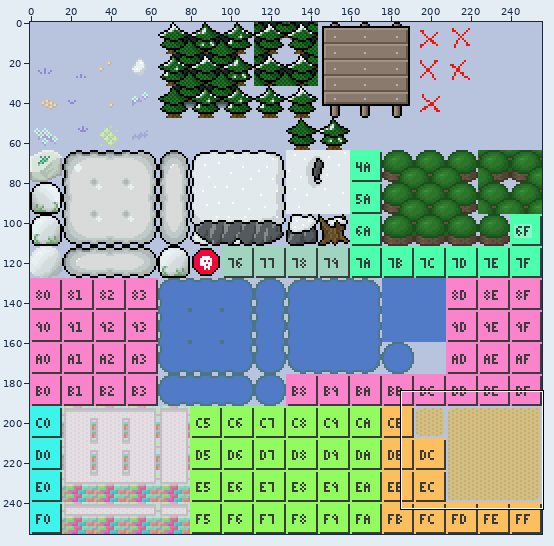
One commit to this sprite sheet: src/data/tilesheet/005-tundra.png. The picture above shows the old version from afar; the outline marks the close-up.
Close-up. Before the commit:
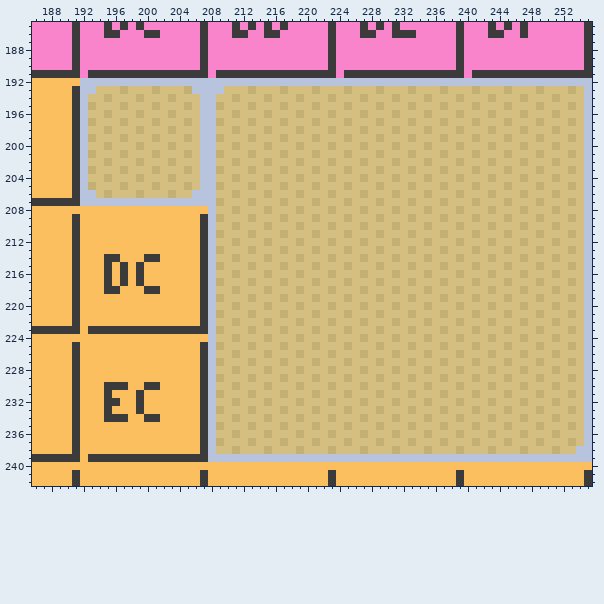
The file is 256x256 pixels. Colours within 5 levels of each other are drawn and written as one. Shown: x 186..255, y 185..242.
The result:
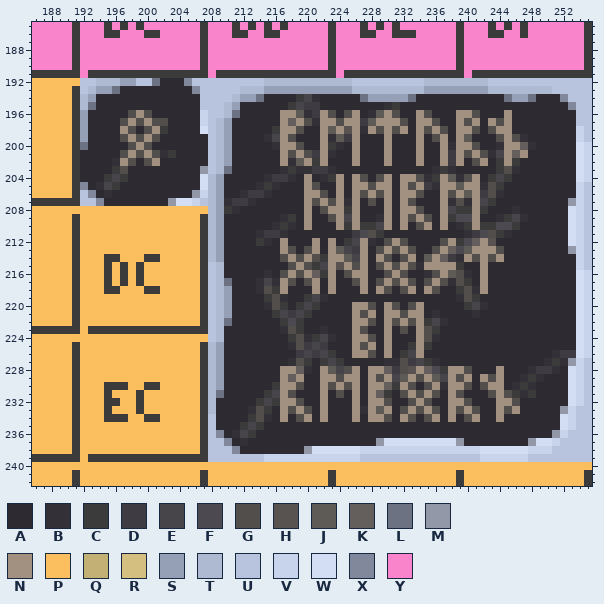
Palette (. is transparent): A #2d2a31  B #333037  C #3b3b3b  D #3e3c42  E #47444a  F #4c4950  G #524e4b  H #585350  J #5e5a56  K #645f5c  L #6d7282  M #9398a9  N #a29081  P #fbbf5f  Q #c3b074  R #d4bf80  S #959fb5  T #aeb9d2  U #b8c4de  V #c8d3ec  W #d3ddf4  X #82889b  Y #fa84cc
The edit:
Changed rows in their new state; - is an unchanged pixel.
first column x 192:
192 --TTTSS--LAAAX---------TTTTTTTTTTT---------TTTTTTTT-------------
193 -TSSLAAAAAAAAAX---UUTTTSSSSSSSSSSSTTTTTTTTTSSSSSSSSTTTTTTTTUUUU-
194 TSAAAAAAAAAAAAA--UUTSSLAAAACEBAAAAALSSSSSLAAAAAAAAAAALSSLAAAXUU-
195 TLAAAAAAAAAAAAA--UTSAAAAAACEDDAAAAAAAABCAAAAAAAAAAAAAAAAAAAAAXU-
196 SAAAAAGNGAAAAAAV-UTLAAAAANNJBDNGAGNABJNGAANGAAANNGAAANAAAAAAAAU-
197 SAAAAGNGNGGAAAAV-TSAAAAAANKNGBNNGNNDJNNNGANNGAANGNANGNAAAAAAAAU-
198 SAAAANGAGNCAAAAW-TSAAAAACNNGAANJNHNBNGNGNANGNGANNGAGNNAAAAAAAAV-
199 SAAAAGNGNGAAAAAA-TSAAAABENGAAANBJDNAAANAAANAGNANJAAAGNGBAAAAAAV-
200 LAAAAAGNGAAAAAAA-TSAAAAABNNGAANCBANAAANAAANAANBNNGAABNNKBAAAAAWV
201 AAAAAGNGNGBCAAAA-TSAAAAAANGNGDNBAANAAANAAANAANDNGNGBENKNAAAAAAWV
202 AAAABNGAGNAAAAAA-TSAAAAAANBJNCNAAANAAANAAANAANDNAGNACNCAAAAAAAWV
203 AAAACGAAAAAAAAAM-TLAAAAAABCBBDDBAAAAAAAAAAAABCBAAAAACGBAAAAAAAWV
204 AAACECAAAAAAAAAWTSAAAAABDDBANABCNANGAGNANNGBCNJBGNACECAAAAAAAAWV
205 XABECAAAAAAAAAAWTSAAAABCBAAANGAANANNGNNANGNDBNNJNNBGCAAAAAAAAAV-
206 -XABAAAAAAAAAAMVTSAABDDBAAAANNGANANGNGNANNGAANGNJNDGBAAAAAAAAAV-
207 --XAAAAAAAAMWWV-TSBDDBAAAAAANGNGNBNAGANANGAAANBGBNECAAAAAAAAAMV-
208 ----------------TSCBAAAAAAAANAGNNCNAAANANNGAANECCNCAAABAAAAAAWV-
209 ----------------TSAAAAAAABCANAAGNENAABNANGNGANCFFNAABCEBAAAAAWV-
210 ----------------TSAAAAAABCBANAAANCNCCENANAGNANABCNCCFFCAAAAAAWV-
211 ----------------TSAAAABDDBAAAAAAAADFGCAAAAAAAAAABDFGCBAAAAAAAWV-
212 ----------------TSAAAACBANAAANANACENBAGNGAAAAGNCFKNHAAAAAAAAAWV-
213 ----------------TSAAAAAAANGAGNANJEDNAGNGNGAAGNKFJNNNGAAAAAAAAMV-
214 ----------------TSAAAAAAAGNGNGCNNJENANGAGNAJNKDBNGNGNAAAAAAAAAV-
215 -----------------TAAAAAAAAGNGCENHNGNAGNGNGBNNNNCAANAAAAAAAAAAAV-
216 -----------------TAAAAABAGNGNKCNAGNNAAGNGAABGNJGBANAAAAAAAAAAAWV
217 -----------------TLAAABEBNGAGNANAAGNAGNGNGAGNGBGCANAAAAAAAAAAAWV
218 -----------------TSAAABGCNAAANANAAANANGAGNANGAACGBNAAAAAAAAAAAWV
219 -----------------TSAAAACGBAACEBAAAAAAAAAAAAAAAABGCAAAAAAAAAAAAWV
220 -----------------TSAAAABGCACECAAAANNGANGAGNAAAAACEBAAAAAAAAAAAWV
221 -----------------TSAAAAACEDECAAAAANGNANNGNNABAAAABAAAAAAAAAAAAWV
222 -----------------TLAAAAAACFCAAAAAANNGANGNGNCEBAAAAAAAAAAAAAAAAWV
223 -----------------TAAAAAAABGCAABAAANGAANAGANGCAAAAAAAAAAAAAAAAAWV
224 -----------------TAAAAAAAACGBCEBAANNGANAAANGBAAAAAAAAAAAAAAAAAWV
225 ----------------TSAAAAAAAABGDEDAAANGNANAACNCAAAAAAAAAAAAAAAAAAWV
226 ----------------TSAAAAAAAAADEDECAANNGANACENAAAAAAAAAAAAAAAABDDWV
227 ----------------TSAAAAAAAABGCACECAAAAABBGDECBAAAAAAAAAAAAABCBMV-
228 ----------------TSAAAAAAANNKBANJEGNANNKDGHNKFCNNGAAANAAABDDBAWV-
229 ----------------TSAAAAAAANKNAANNGNNANGNEJNGNJENGNANGNAABCBAAAWV-
230 ----------------TSAAAAAACNNGAANGNGNANNKCNGAGNBNNGAGNNABCBAAAAWV-
231 ----------------TLAAAAACENGAAANAGANANKCAGNGNGANGAAAGNGCBCAAAAWV-
232 ----------------TAAAAACECNNGAANAAANANNGAAGNGAANNGAAANNGAAAAAAWV-
233 ----------------TAAAABGCANGNGANAAANBNJNAGNGNGANGNGAANGNAAAAAMVU-
234 -----------------AAAACGBANAGNANAAANANNGANGAGNANAGNAANAAAAAAAWVU-
235 -----------------AAACECAAAAAAAAAAAAAAAAAAAAAAAAAAAAAAAAAAAAAWVU-
236 -----------------XABECAAAAAAAAAAAAAAAAAAAAAAAAAAAAAAAAAAAAAMVUU-
237 -----------------UXABAAAAAAAAAAAAAAAAMWWWWWWWWWMAAAAAAAAMWWVUUU-
238 -----------------UUXAAAAAAAAMWWWWWWVVVVVVVVVVVVVVVWWWWWWVVVUUU--
239 -----------------------VVVVVVVVVVVV---------------VVVVVV--------
